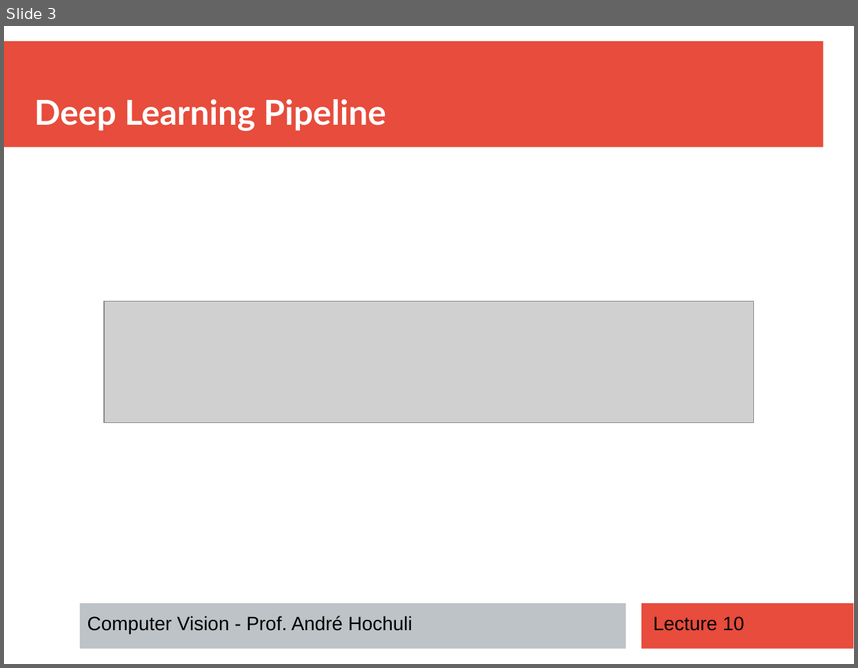
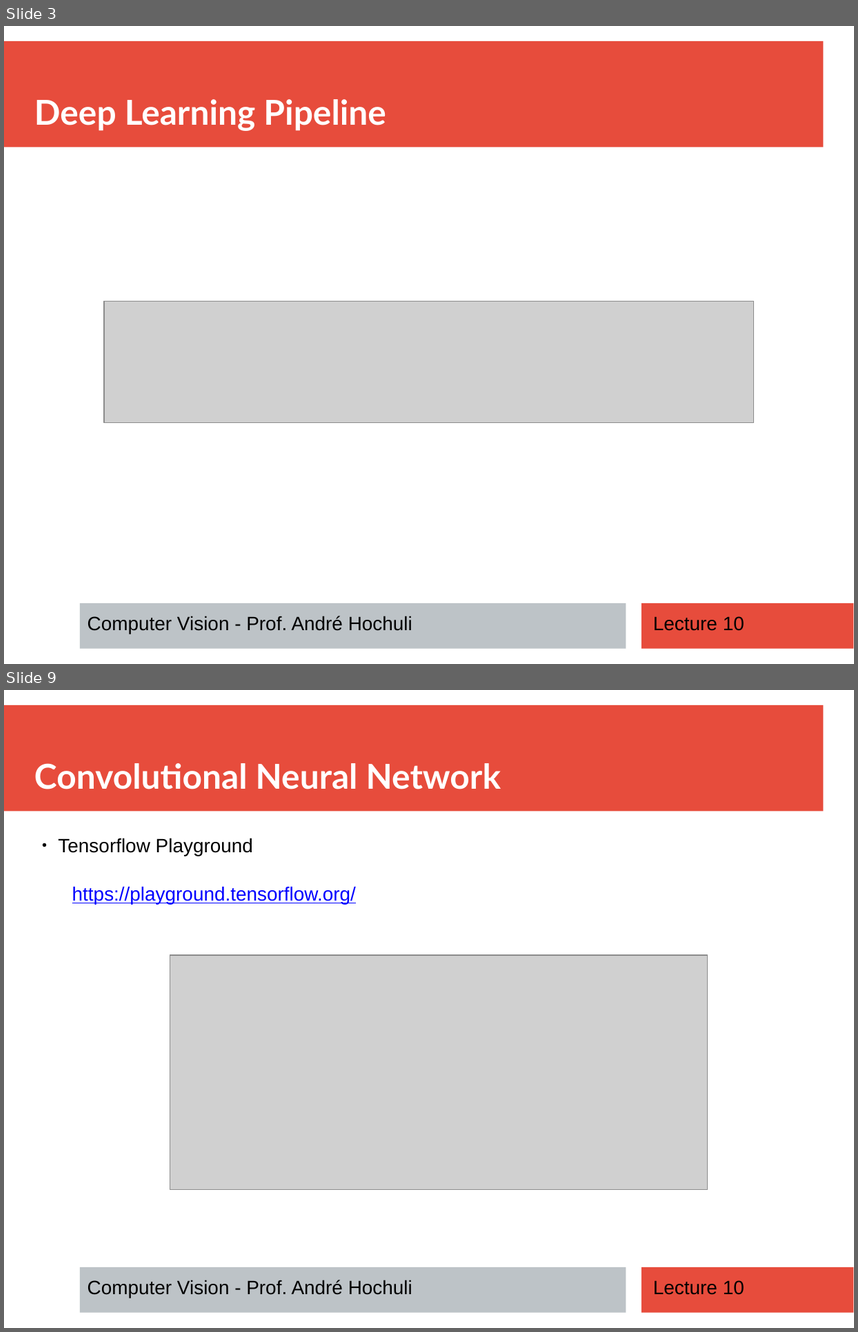
Before and after one commit to andrehochuli/teaching, a slide deck: ComputerVision/Lecture 10 -CNN Applications and Tricks/Lecture 10 -CNN Applications and Tricks.pptx. Shown one above the other, each under a label of ours: slide 3 before the commit, slides 3 and 9 after it; the slides between them are not shown. The pictures are 858x668 and 858x1332 pixels, drawn with LibreOffice and Linux fonts; fonts in the diff are those of the drawing; grey boxes stand for pictures. Boxes give left, top, right and bottom in pixels: in the first picture for what was removed or moved away, otherwise in the second. Text is boxed around its words. In the diff, an @@ line names an element or a change of style, - is before the commit and + after.

```diff
--- a/ComputerVision/Lecture 10 -CNN Applications and Tricks/Lecture 10 -CNN Applications and Tricks.pptx
+++ b/ComputerVision/Lecture 10 -CNN Applications and Tricks/Lecture 10 -CNN Applications and Tricks.pptx
@@ slide 9 added at box(4, 690, 854, 1328), background #FFFFFF; not listed: 3 template elements that a slide beside it also shows @@
@@ text added at box(34, 763, 501, 789), 32 pt, text #FFFFFF, bold @@
+Convolutional Neural Network
@@ text added at box(58, 838, 253, 856), 18 pt, text #000000 @@
+● Tensorflow Playground
@@ text added at box(72, 886, 356, 904), 18 pt, text #0000FF, underline @@
+https://playground.tensorflow.org/
@@ picture added at box(170, 956, 708, 1190) @@
@@ text added at box(87, 1279, 412, 1297), 18 pt, text #000000 @@
+Computer Vision - Prof. André Hochuli
@@ text added at box(653, 1280, 744, 1294), 18 pt, text #000000 @@
+Lecture 10
```
Also in this commit, not shown: 1 slide changed, 9 other slides added.
